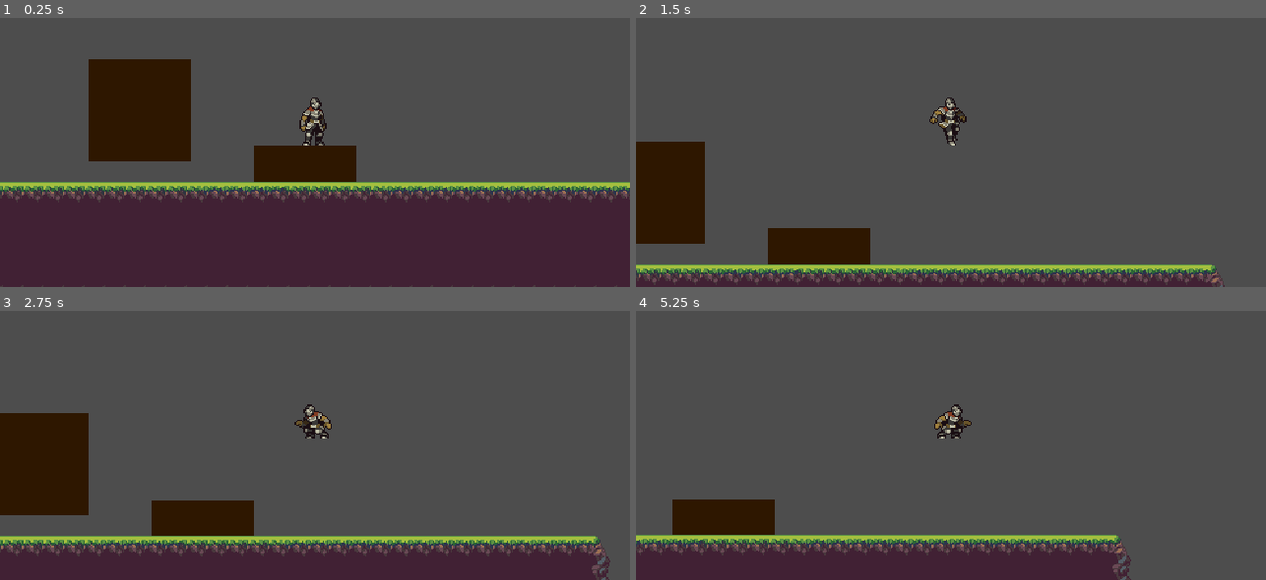
Above: before the commit, frames 1-4 (two rows, left to right).
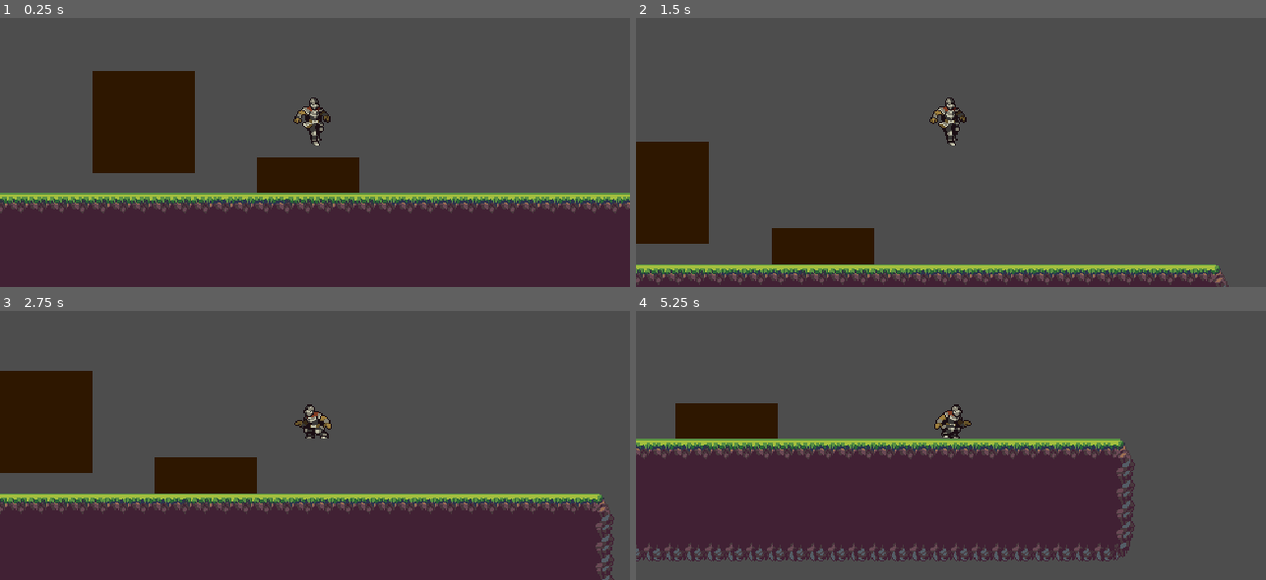
Above: after the commit, the same moments.

Repository: KaanAlpar/godot_platformer_tutorial
Game: Godot game, scene res://scenes/world.tscn
The game is run twice, just before and just after one commit, with the same random seed, the same clock (stepped at 60 frames per second) and the same inputs.
Inputs:
- Up to frame 1 (0.25 s): no input
- Up to frame 2 (1.5 s): hold S (crouch) 0.53-1.28 s; hold D (move_right) from 0.53 s (still down); tap Space (jump) at 0.77, 0.8, 1.07, 1.35 s
- Up to frame 3 (2.75 s): tap Space (jump) at 1.52, 1.82, 2.3 s; tap S (crouch) at 1.55 s; release D (move_right) at 2.03 s; hold A (move_left) from 2.03 s (still down); hold S (crouch) from 2.03 s (still down)
- Up to frame 4 (5.25 s): release A (move_left) at 2.78 s; release S (crouch) at 2.78 s; hold D (move_right) 2.78-4.28 s; tap S (crouch) at 2.85, 4.35 s; tap Space (jump) at 3.02, 3.32, 3.6, 3.77, 4.07, 4.52, 4.82 s; hold A (move_left) 4.28-5.03 s; hold D (move_right) from 5.03 s (still down); hold S (crouch) from 5.03 s (still down)

The runs differ from the first frame. In frame 1, 11% of the frame differs, in the area x 0-100%, y 15-72%; in frame 2, 3.2%; in frame 3, 25%; in frame 4, 40%, in the area x 0-80%, y 34-100%.

Commit message:
Part 7

Diff:
--- a/scenes/player.tscn
+++ b/scenes/player.tscn
@@ -424,4 +424,9 @@
 wait_time = 0.1
 one_shot = true
 
+[node name="JumpBufferTimer" type="Timer" parent="."]
+wait_time = 0.1
+one_shot = true
+
 [connection signal="timeout" from="CoyoteTimer" to="." method="_on_coyote_timer_timeout"]
+[connection signal="timeout" from="JumpBufferTimer" to="." method="_on_jump_buffer_timer_timeout"]
--- a/scenes/world.tscn
+++ b/scenes/world.tscn
@@ -7,7 +7,7 @@
 [node name="World" type="Node2D"]
 
 [node name="Player" parent="." instance=ExtResource("1_3854l")]
-position = Vector2(569, 97)
+position = Vector2(566, 87)
 
 [node name="TileMap" parent="." instance=ExtResource("3_d237n")]
 layer_0/tile_data = PackedInt32Array(917558, 131072, 2, 852022, 131072, 1, 786486, 131072, 1, 720950, 131072, 1, 655414 …(9403 unchanged characters)…
--- a/scripts/player.gd
+++ b/scripts/player.gd
@@ -10,10 +10,12 @@
 @onready var crouch_raycast1 = $CrouchRaycast_1
 @onready var crouch_raycast2 = $CrouchRaycast_2
 @onready var coyote_timer = $CoyoteTimer
+@onready var jump_buffer_timer = $JumpBufferTimer
 
 var is_crouching = false
 var stuck_under_object = false
 var can_coyote_jump = false
+var jump_buffered = false
 
 var standing_cshape = preload("res://resources/knight_standing_cshape.tres")
 var crouching_cshape = preload("res://resources/knight_crouching_cshape.tres")
@@ -25,11 +27,7 @@
 			velocity.y = 1000
 
 	if Input.is_action_just_pressed("jump"):
-		if is_on_floor() || can_coyote_jump:
-			velocity.y = -jump_force
-			if can_coyote_jump:
-				can_coyote_jump = false
-				print("Coyote jump")
+		jump()
 
 	var horizontal_direction = Input.get_axis("move_left", "move_right")
 	velocity.x = speed * horizontal_direction
@@ -55,14 +53,37 @@
 
 	var was_on_floor = is_on_floor()
 	move_and_slide()
+
+	# Started to fall
 	if was_on_floor && !is_on_floor() && velocity.y >= 0:
 		can_coyote_jump = true
 		coyote_timer.start()
 
+	# Touched ground
+	if !was_on_floor && is_on_floor():
+		if jump_buffered:
+			jump_buffered = false
+			print("Buffered jump")
+			jump()
+
 	update_animations(horizontal_direction)
+
+func jump():
+	if is_on_floor() || can_coyote_jump:
+		velocity.y = -jump_force
+		if can_coyote_jump:
+			can_coyote_jump = false
+			print("Coyote jump")
+	else:
+		if !jump_buffered:
+			jump_buffered = true
+			jump_buffer_timer.start()
 
 func _on_coyote_timer_timeout():
 	can_coyote_jump = false
+
+func _on_jump_buffer_timer_timeout():
+	jump_buffered = false
 
 func above_head_is_empty() -> bool:
 	var result = !crouch_raycast1.is_colliding() && !crouch_raycast2.is_colliding()
